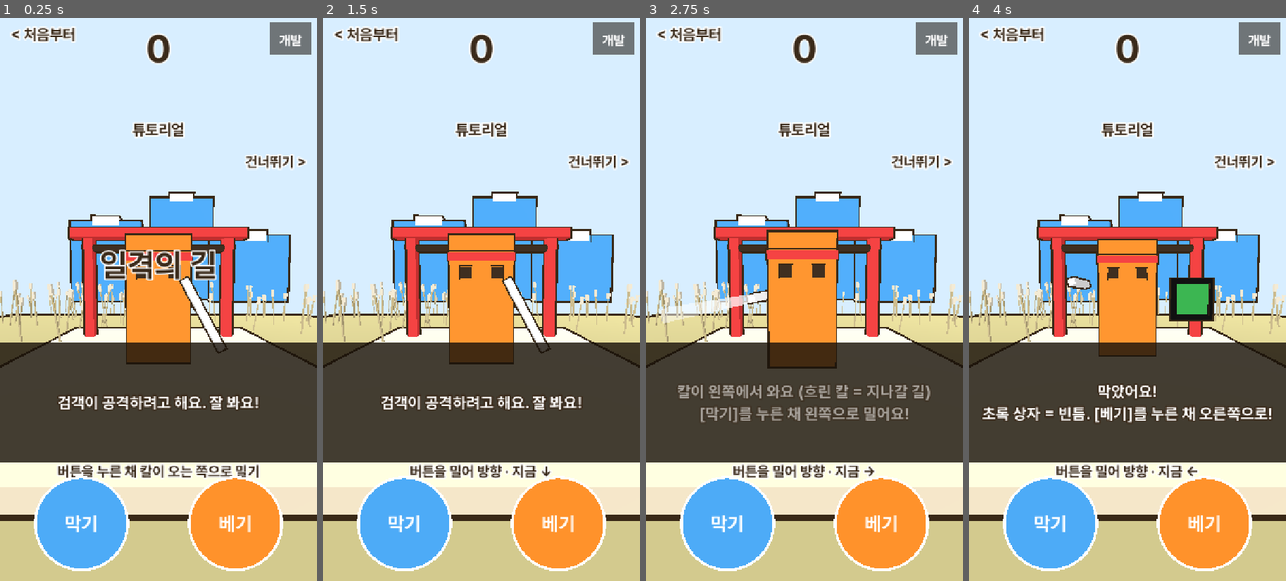
Above: before the commit, frames 1-4 (left to right).
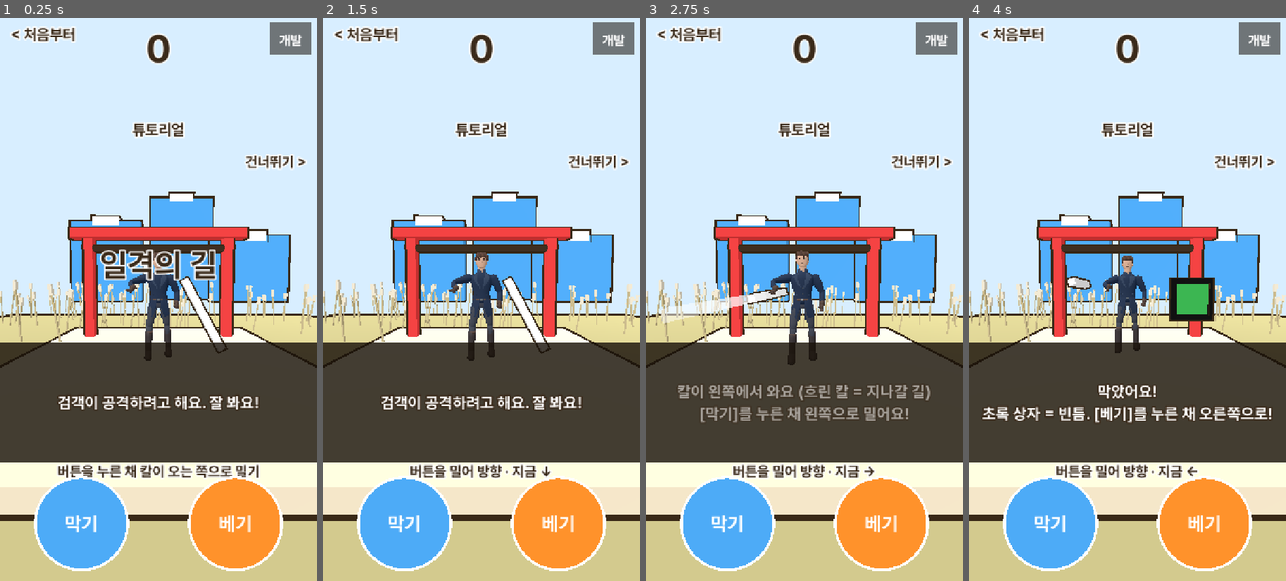
Above: after the commit, the same moments.

Repository: innollia/pai-games
Game: Godot game, scene res://main.tscn
Same seed, same stepped clock (60 frames per second), same inputs: the game is played once before the commit and once after it.
Inputs (mouse positions are in pixels of both pictures, inside the frame that each line leads up to):
- Up to frame 1 (0.25 s): no input
- Up to frame 2 (1.5 s): tap Enter at 0.5 s; move the mouse to (551, 271) at 0.52 s; hold Right 0.53-1.25 s; tap J at 0.6 s; click (551, 271) at 0.67 s; tap Space at 1.25 s; drag from (418, 327) to (465, 412) at 1.27 s
- Up to frame 3 (2.75 s): tap Enter at 2 s; move the mouse to (836, 175) at 2.02 s; hold Right from 2.03 s (still down); tap K at 2.1 s
- Up to frame 4 (4 s): release Right at 2.75 s; drag from (1111, 412) to (1032, 215) at 2.77 s; tap Space at 3.5 s; move the mouse to (1222, 383) at 3.52 s; hold Left from 3.53 s (still down); tap J at 3.6 s

The runs differ from the first frame. In frame 1, 4.2% of the frame differs, in the area x 39-61%, y 38-62%; in frame 2, 4.7%; in frame 3, 5.4%, in the area x 37-61%, y 37-63%; in frame 4, 3.9%.

Commit message:
일격의 길: 찌르기 검객 몸을 파이가 보낸 3D 모델(duelist.glb)로 - 칼 박자에 맞춘 찌르기 4방향 동작, 벨 때 맞음, 쓰러짐 동작, 게임 칼은 그대로(모델 레이피어 숨김), DUELIST_ON 으로 되돌림
Co-Authored-By: Claude Opus 5.5 <noreply@anthropic.com>

Diff:
--- a/games/blade_path/g/blade.gd
+++ b/games/blade_path/g/blade.gd
@@ -143,6 +143,9 @@
 # 장면
 var piv: Node3D
 var body: MeshInstance3D
+var rig: Node3D = null  # 찌르기 검객 모델 (없으면 상자 몸)
+var anim: AnimationPlayer = null
+var rig_m: Array[MeshInstance3D] = []
 var blade_m: MeshInstance3D
 var eyes: Array[MeshInstance3D] = []
 var hp_fill: MeshInstance3D
@@ -246,6 +249,12 @@
 const TUT_R := Rect2(200, 1050, 320, 80)
 const SET_R := Rect2(586, 118, 124, 68)
 const DEV := "res://g/dev.gd"  # 개발 도구. 출시 때는 이 파일만 지우면 된다
+## 찌르기 검객 3D 모델 (파이가 보낸 duelist_animated.glb, 10/31): 대기·찌르기 4방향·맞음·쓰러짐 동작이 들어 있다.
+## 칼은 게임 칼(blade_m, 빨개지는 신호)을 그대로 쓰고 모델의 레이피어는 숨긴다. 상자 몸으로 되돌리려면 DUELIST_ON 을 false 로
+const DUELIST_ON := true
+const DUELIST := preload("res://models/duelist.glb")
+const RAPIER := ["Rapier_diamond_blade", "Curved_quillons", "Knuckle_bow", "Swept_ring_guard", "Round_pommel", "Rapier_leather_grip", "Grip_"]
+const THRUST := ["Thrust_Left", "Thrust_Right", "Thrust_Up", "Thrust_Down"]
 const FX := "res://g/fx.gd"  # 전투 이펙트 (10/31 시험 적용). 안 어울리면 이 파일의 ON 을 false 로 (예전 불꽃으로 돌아간다)
 const SET_CLOSE := Rect2(210, 860, 300, 100)
 
@@ -650,6 +659,8 @@
 			for c in piv.get_children():
 				if c is MeshInstance3D:
 					c.material_override = mat(INK)
+			for m in rig_m:
+				m.material_override = mat(INK)
 	else:
 		_spawn(lobby_k)
 	_clear()
@@ -764,6 +775,9 @@
 	piv = Node3D.new()
 	world.add_child(piv)
 	eyes.clear()
+	rig = null
+	anim = null
+	rig_m.clear()
 	blade_rest = Vector3(0.95, -0.3, 0.6)
 	blade_rr = Vector3(0, 0, 0.5)
 	var hp_y := 2.0
@@ -778,7 +792,8 @@
 		for i in mini(k / 2, 5):
 			box(Vector3((i - (mini(k / 2, 5) - 1) * 0.5) * 0.36, 1.5, 0), Vector3(0.22, 0.3, 0.22), D, piv)
 	for s in [-1.0, 1.0]:
-		eyes.append(box(Vector3(s * 0.33, eye_y, eye_z), Vector3(0.24, 0.24, 0.06), INK, piv))
+		if rig == null:
+			eyes.append(box(Vector3(s * 0.33, eye_y, eye_z), Vector3(0.24, 0.24, 0.06), INK, piv))
 	_spawn_rest(k, hp_y)
 
 
@@ -787,7 +802,10 @@
 	match ftype:
 		0:
 			body = box(Vector3.ZERO, Vector3(1.4, 2.8, 0.9), col, piv)
-			box(Vector3(0, 0.95, 0), Vector3(1.45, 0.18, 0.95), BAD, piv)
+			if DUELIST_ON:
+				_dress_duelist()
+			else:
+				box(Vector3(0, 0.95, 0), Vector3(1.45, 0.18, 0.95), BAD, piv)
 		1:
 			body = box(Vector3(0, -0.25, 0), Vector3(2.0, 2.3, 1.0), col, piv)
 			box(Vector3(0, 1.0, 0), Vector3(2.8, 0.18, 1.8), D, piv)
@@ -810,6 +828,63 @@
 			box(Vector3(0, 1.95, 0), Vector3(1.6, 0.4, 1.0), D, piv)
 			for s in [-1.0, 0.0, 1.0]:
 				box(Vector3(s * 0.55, 2.3, 0), Vector3(0.25, 0.4 if s == 0.0 else 0.28, 0.25), D, piv)
+
+
+## 찌르기 검객 = 파이가 보낸 모델. 상자 몸(body)은 숨겨 두고 번쩍임 색만 받는다
+func _dress_duelist() -> void:
+	body.visible = false
+	rig = DUELIST.instantiate()
+	rig.scale = Vector3.ONE * 1.3
+	rig.position = Vector3(0, -1.4, 0)
+	piv.add_child(rig)
+	for m in rig.find_children("*", "MeshInstance3D", true, false):
+		var hide := false
+		for r in RAPIER:
+			if (m.name as String).begins_with(r):
+				hide = true
+		m.visible = not hide
+		if not hide:
+			rig_m.append(m)
+	anim = rig.find_child("AnimationPlayer", true, false)
+	anim.get_animation("Idle").loop_mode = Animation.LOOP_LINEAR
+	anim.animation_finished.connect(func(a: StringName) -> void:
+		if a != &"Death" and anim:
+			anim.play("Idle"))
+	anim.play("Idle")
+
+
+## 모델 동작: 칼이 오는 동안 그쪽 찌르기 동작을 칼에 맞춰 당겼다 뻗고, 그 밖엔 남은 동작을 마저 하고 대기로
+func _rig_pose() -> void:
+	if anim == null:
+		return
+	if mode == "fight" and fs == 1 and shown:
+		var k := clampf((fs_t - show_at) / maxf(0.01, win - show_at), 0.0, 1.0)
+		var a: String = THRUST[sdir]
+		if anim.current_animation != a:
+			anim.play(a)
+		anim.pause()
+		# 0~0.25 당김, 0.25~0.5 뻗음: 오래 당기고 있다가 끝에 뻗는다 (게임 칼과 같은 박자)
+		var t := 0.25 * minf(1.0, k / 0.7) + 0.22 * maxf(0.0, (k - 0.7) / 0.3)
+		anim.seek(anim.get_animation(a).length * t, true)
+	elif not anim.is_playing():
+		anim.play()
+
+
+## 몸 번쩍임: 상자 몸은 색을 바꾸고, 모델은 위에 반투명 색을 덮는다. null 이면 원래대로
+func _tint(c: Variant) -> void:
+	if c == null:
+		body.material_override = mat(body.get_meta("col"))
+	else:
+		body.material_override = mat(c)
+	for m in rig_m:
+		if c == null:
+			m.material_overlay = null
+		else:
+			var o := StandardMaterial3D.new()
+			o.shading_mode = BaseMaterial3D.SHADING_MODE_UNSHADED
+			o.transparency = BaseMaterial3D.TRANSPARENCY_ALPHA
+			o.albedo_color = Color(c, 0.55)
+			m.material_overlay = o
 
 
 func _spawn_rest(k: int, hp_y: float) -> void:
@@ -1067,7 +1142,11 @@
 			if not hold:
 				_fight(fdt)
 		"fall":
-			piv.rotation.x = lerpf(piv.rotation.x, -1.45, minf(1.0, dt * 5.0))
+			if anim:
+				if anim.current_animation != "Death":
+					anim.play("Death")
+			else:
+				piv.rotation.x = lerpf(piv.rotation.x, -1.45, minf(1.0, dt * 5.0))
 			fl = fl.lerp(Vector3(-1.6, -1.3, -1.5), minf(1.0, dt * 5.0))
 			if mode_t <= 0.0:
 				_open_pick()
@@ -1086,6 +1165,7 @@
 				lobby_k = n
 				_to_lobby(0)
 	piv.position = fl
+	_rig_pose()
 	mark.position = piv.position
 	if fx:
 		fx.trail(blade_m, mode == "fight" and fs == 1 and shown)
@@ -1096,7 +1176,7 @@
 	if flash_t > 0.0:
 		flash_t -= dt
 		if flash_t <= 0.0:
-			body.material_override = mat(body.get_meta("col"))
+			_tint(null)
 	cam.position = cam_base
 	if shake_t > 0.0:
 		shake_t -= dt
@@ -1467,7 +1547,7 @@
 	shake_t = maxf(shake_t, 0.12 if perfect else 0.06)
 	# 간파 = 패링 소리, 그냥 막기 = 이번 칼 모양의 막기 소리
 	sfx(SND["parry"] if perfect else BLOCK_SND[sty])
-	body.material_override = mat(WHITE)
+	_tint(WHITE)
 	flash_t = 0.1
 	fl = Vector3(0, 0, -0.4)
 	_eyes()
@@ -1515,8 +1595,10 @@
 		fx.hit(ind[odir].global_position)
 		shake_t = maxf(shake_t, 0.08)
 	var dmg := _pow() * (2 if gp else 1)  # 간파로 연 빈틈에 벤 칼은 피해 두 배
-	body.material_override = mat(GOOD)
+	_tint(GOOD)
 	flash_t = 0.15
+	if anim and foe_hp - dmg > 0:
+		anim.play("Hit")
 	fl = Vector3(0, 0, -1.2)
 	fs = 4
 	fs_t = 0.0
Binary file added: games/blade_path/models/duelist.glb
Not shown, added: games/blade_path/models/duelist.glb.import
Not shown, changed: games/blade_path/ver.txt
Not shown, changed: games/blade_path/README.md
Not shown, changed: games/blade_path/web/index.html
Not shown, changed: games/blade_path/web/index.pck
